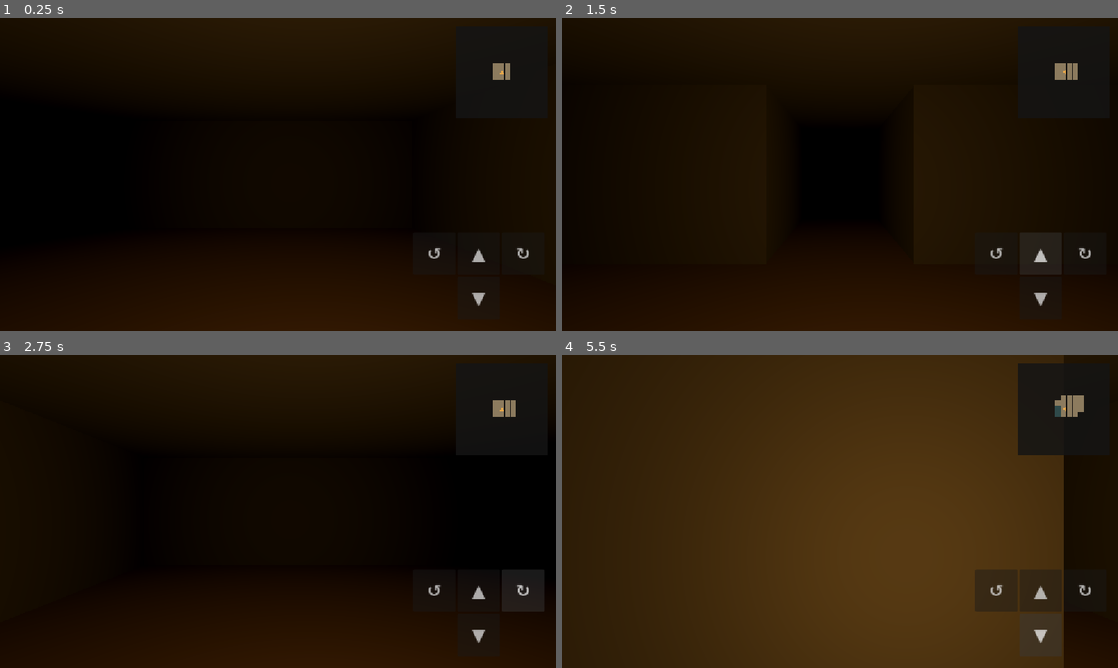
Above: before the commit, frames 1-4 (two rows, left to right).
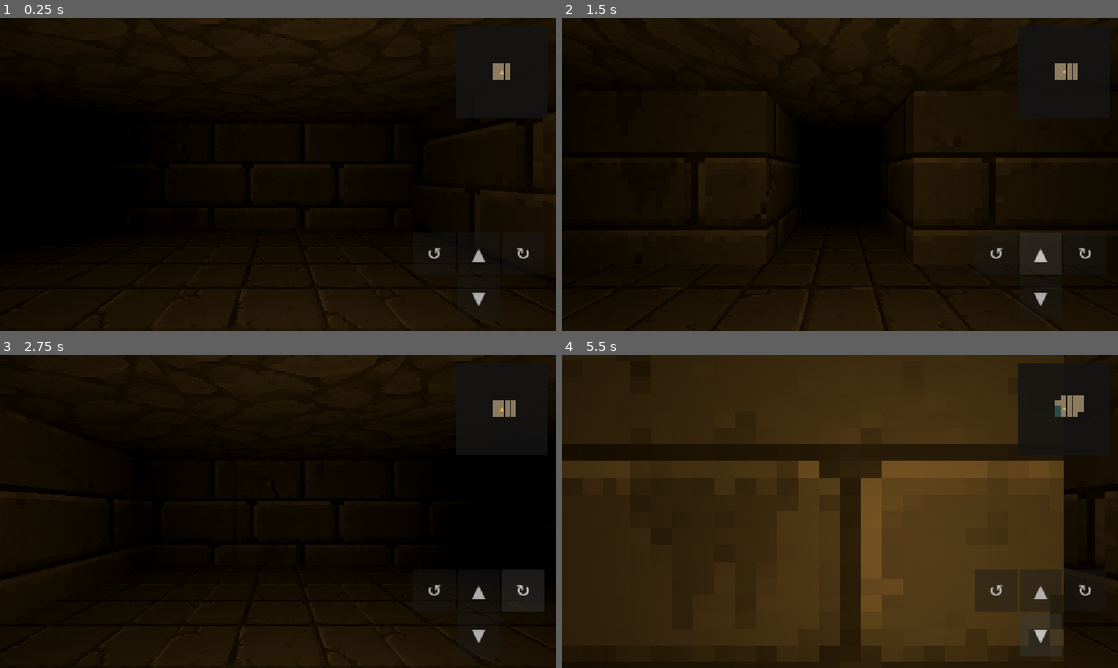
Above: after the commit, the same moments.

Repository: jonathanvarro/Depths
Game: Godot game, scene res://scenes/main.tscn
The game is run twice, just before and just after one commit, with the same random seed, the same clock (stepped at 60 frames per second) and the same inputs.
Inputs:
- Up to frame 1 (0.25 s): no input
- Up to frame 2 (1.5 s): click "↺" at 0.5 s; click "▲" at 1.25 s
- Up to frame 3 (2.75 s): click "↻" at 2 s
- Up to frame 4 (5.5 s): click "▼" at 2.75 s; tap Enter at 3.5 s; hold D (turn_right) 3.53-4.28 s; hold S (move_back) 4.28-5.03 s; hold D (turn_right) from 5.03 s (still down)

The runs differ from the first frame. In frame 1, 0.3% of the frame differs, in the area x 39-86%, y 86-100%; in frame 2, 0.2%; in frame 3, 0.3%; in frame 4, 12%, in the area x 3-91%, y 28-100%.

Commit message:
Add prototype stone material library (Closes #21)

Diff:
--- /dev/null
+++ b/art/textures/stone-v1/ceiling.tres
@@ -0,0 +1,9 @@
+[gd_resource type="StandardMaterial3D" load_steps=2 format=3]
+
+[ext_resource type="Texture2D" path="res://art/textures/stone-v1/ceiling.png" id="1"]
+
+[resource]
+resource_name = "Stone v1 - ceiling"
+texture_filter = 0
+albedo_texture = ExtResource("1")
+roughness = 1.0
--- /dev/null
+++ b/art/textures/stone-v1/floor.tres
@@ -0,0 +1,9 @@
+[gd_resource type="StandardMaterial3D" load_steps=2 format=3]
+
+[ext_resource type="Texture2D" path="res://art/textures/stone-v1/floor.png" id="1"]
+
+[resource]
+resource_name = "Stone v1 - floor"
+texture_filter = 0
+albedo_texture = ExtResource("1")
+roughness = 1.0
--- /dev/null
+++ b/art/textures/stone-v1/wall_plain.tres
@@ -0,0 +1,9 @@
+[gd_resource type="StandardMaterial3D" load_steps=2 format=3]
+
+[ext_resource type="Texture2D" path="res://art/textures/stone-v1/wall_plain.png" id="1"]
+
+[resource]
+resource_name = "Stone v1 - wall_plain"
+texture_filter = 0
+albedo_texture = ExtResource("1")
+roughness = 1.0
--- /dev/null
+++ b/art/textures/stone-v1/wall_worn.tres
@@ -0,0 +1,9 @@
+[gd_resource type="StandardMaterial3D" load_steps=2 format=3]
+
+[ext_resource type="Texture2D" path="res://art/textures/stone-v1/wall_worn.png" id="1"]
+
+[resource]
+resource_name = "Stone v1 - wall_worn"
+texture_filter = 0
+albedo_texture = ExtResource("1")
+roughness = 1.0
--- a/scripts/main.gd
+++ b/scripts/main.gd
@@ -6,6 +6,10 @@
 const Party := preload("res://scripts/party.gd")
 const Minimap := preload("res://scripts/minimap.gd")
 const FloorGenerator := preload("res://scripts/floor_generator.gd")
+const STONE_WALL := preload("res://art/textures/stone-v1/wall_plain.tres")
+const WORN_WALL := preload("res://art/textures/stone-v1/wall_worn.tres")
+const STONE_FLOOR := preload("res://art/textures/stone-v1/floor.tres")
+const STONE_CEILING := preload("res://art/textures/stone-v1/ceiling.tres")
 
 const CELL_SIZE := 2.0
 const WALL_HEIGHT := 2.4
@@ -94,23 +98,19 @@
 
 
 func _build_floor(map) -> void:
-	var stone := StandardMaterial3D.new()
-	stone.albedo_color = Color("4a4640")
-	stone.roughness = 1.0
-	var ground := StandardMaterial3D.new()
-	ground.albedo_color = Color("5a4232")
-	ground.roughness = 1.0
-
 	var wall_mesh := BoxMesh.new()
 	wall_mesh.size = Vector3(CELL_SIZE, WALL_HEIGHT, CELL_SIZE)
-	wall_mesh.material = stone
+	wall_mesh.material = STONE_WALL
+	var worn_wall_mesh := BoxMesh.new()
+	worn_wall_mesh.size = wall_mesh.size
+	worn_wall_mesh.material = WORN_WALL
 	var tile_mesh := PlaneMesh.new()
 	tile_mesh.size = Vector2(CELL_SIZE, CELL_SIZE)
-	tile_mesh.material = ground
+	tile_mesh.material = STONE_FLOOR
 	var ceiling_mesh := PlaneMesh.new()
 	ceiling_mesh.size = Vector2(CELL_SIZE, CELL_SIZE)
 	ceiling_mesh.flip_faces = true
-	ceiling_mesh.material = stone
+	ceiling_mesh.material = STONE_CEILING
 
 	for y in map.height:
 		for x in map.width:
@@ -118,7 +118,9 @@
 			var at := Vector3(x * CELL_SIZE, 0.0, y * CELL_SIZE)
 			if map.is_wall(cell):
 				if map.is_exposed_wall(cell):
-					_add_mesh(wall_mesh, at + Vector3(0, WALL_HEIGHT / 2.0, 0))
+					# Stable variation without consuming the floor generator's RNG.
+					var mesh := worn_wall_mesh if (x * 7 + y * 11) % 5 == 0 else wall_mesh
+					_add_mesh(mesh, at + Vector3(0, WALL_HEIGHT / 2.0, 0))
 			else:
 				_add_mesh(tile_mesh, at)
 				_add_mesh(ceiling_mesh, at + Vector3(0, WALL_HEIGHT, 0))
Binary file added: art/textures/stone-v1/ceiling.png
Not shown, added: art/textures/stone-v1/ceiling.png.import
Binary file added: art/textures/stone-v1/floor.png
Not shown, added: art/textures/stone-v1/floor.png.import
Binary file added: art/textures/stone-v1/in-game-preview.png
Binary file added: art/textures/stone-v1/source-atlas.png
Not shown, added: art/textures/stone-v1/source-atlas.png.import
Binary file added: art/textures/stone-v1/wall_plain.png
Not shown, added: art/textures/stone-v1/wall_plain.png.import
Binary file added: art/textures/stone-v1/wall_worn.png
Not shown, added: art/textures/stone-v1/wall_worn.png.import
Not shown, changed: AGENTS.md
(and 3 more such lines)
